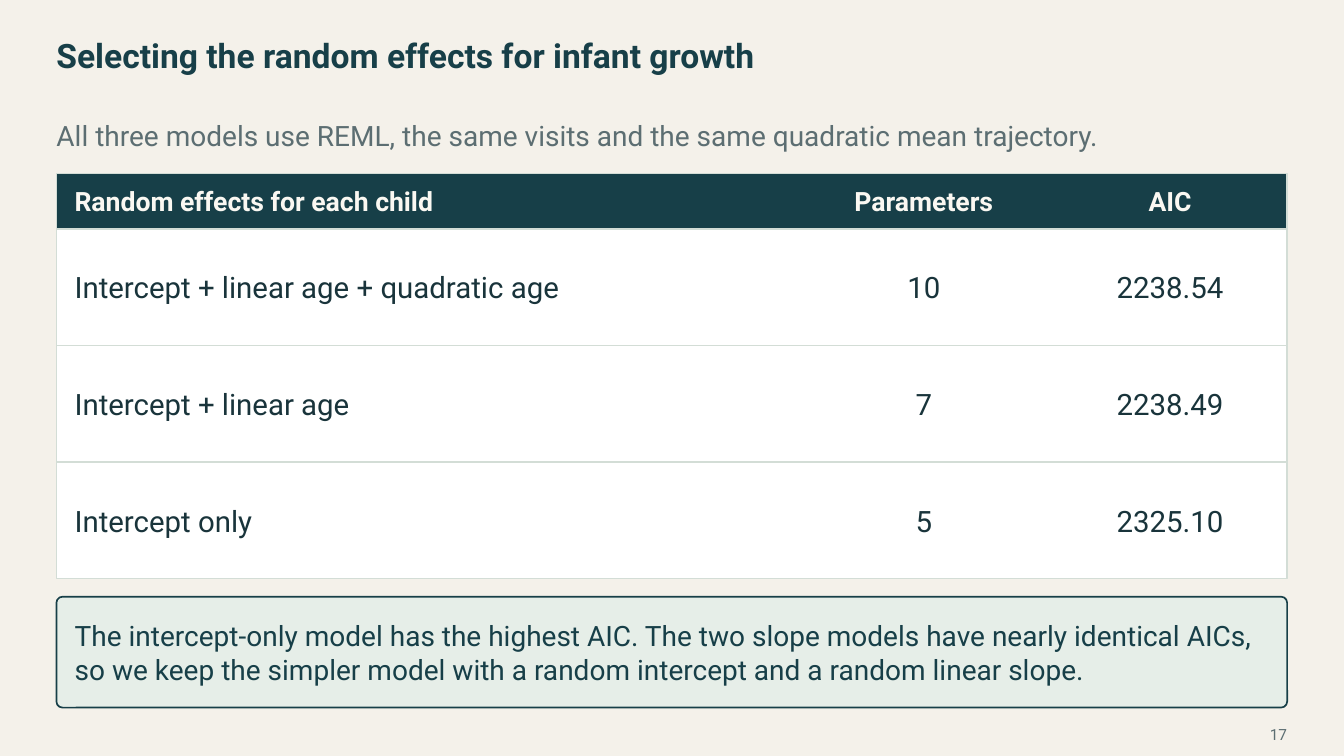
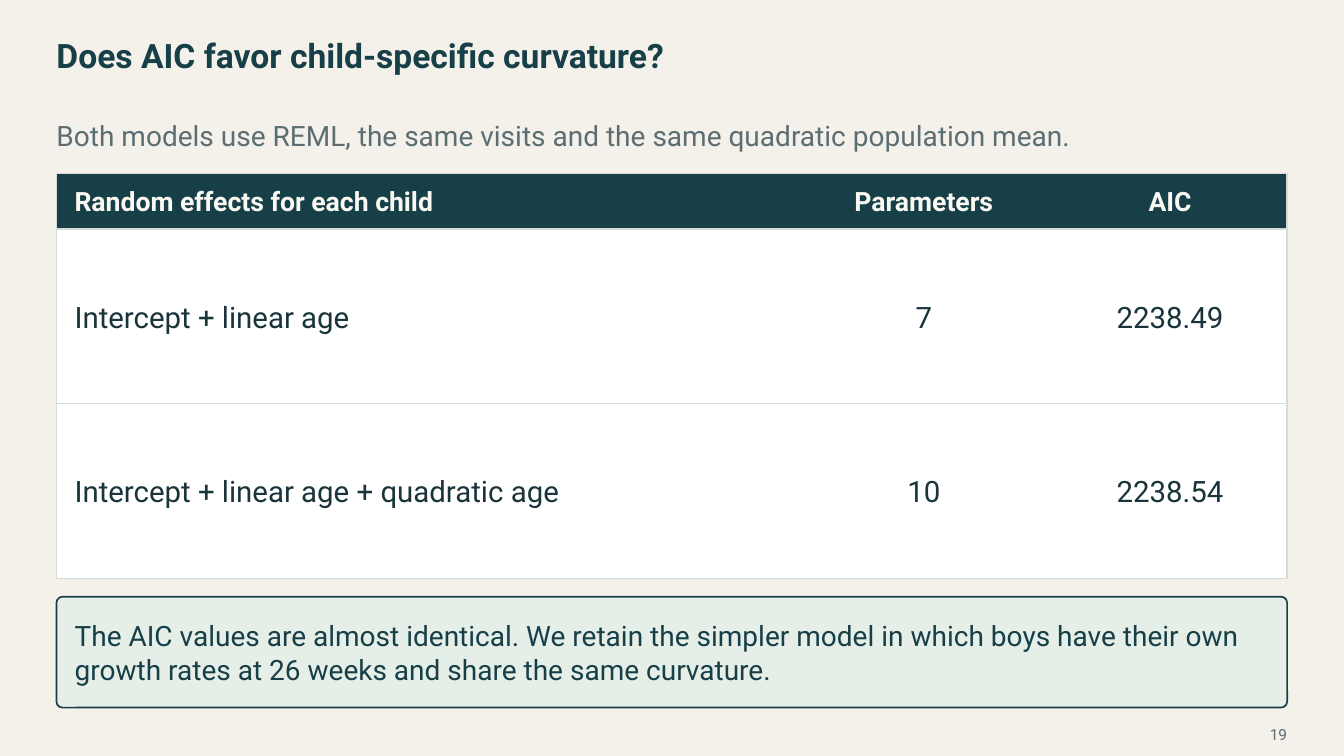
Before and after one commit to Postmus/BeyondMLR, a slide deck: slide 19 of lectures_2627/week4/Beyond_MLR_Week_4.pptx (slide 17 before the commit). Drawn at 1344x756 pixels with LibreOffice and Linux fonts; fonts in the diff are those of the drawing. Boxes give left, top, right and bottom in pixels: in the first picture for what was removed or moved away, otherwise in the second. Text is boxed around its words. In the diff, an @@ line names an element or a change of style, - is before the commit and + after.

Commit message:
Revise the Week 4 longitudinal modeling lecture and chick growth labs

```diff
--- a/lectures_2627/week4/Beyond_MLR_Week_4.pptx
+++ b/lectures_2627/week4/Beyond_MLR_Week_4.pptx
@@ text at (56, 42, 664, 75): text changed @@
-Selecting the random effects for infant growth
+Does AIC favor child-specific curvature?
@@ text at (56, 125, 1070, 152): text changed @@
-All three models use REML, the same visits and the same quadratic mean trajectory.
+Both models use REML, the same visits and the same quadratic population mean.
@@ rectangle: place and size @@
-rectangle at (56, 229, 1288, 346)
+rectangle at (56, 229, 1288, 404)
@@ text "7": place and size @@
-text "7" at (916, 394, 933, 415)
+text "7" at (916, 307, 933, 328)
@@ text at (75, 306, 349, 334): text changed @@
-Intercept + linear age + quadratic age
+Intercept + linear age
@@ text at (1117, 306, 1224, 329): text changed @@
-2238.54
+2238.49
@@ rectangle: place and size @@
-rectangle at (56, 346, 1288, 463)
+rectangle at (56, 403, 1288, 579)
@@ text "10": place and size @@
-text "10" at (907, 277, 940, 299)
+text "10" at (907, 481, 940, 503)
@@ rectangle removed at (56, 462, 1288, 579) @@
@@ text at (75, 480, 559, 508): text changed @@
-Intercept + linear age
+Intercept + linear age + quadratic age
@@ text at (1117, 480, 1224, 503): text changed @@
-2238.49
+2238.54
@@ text removed at (75, 510, 252, 539) @@
-Intercept only
@@ text removed at (916, 511, 933, 533) @@
-5
@@ text removed at (1117, 510, 1224, 533) @@
-2325.10
@@ text at (75, 625, 1239, 686): text changed @@
-The intercept-only model has the highest AIC. The two slope models have nearly identical AICs, so we keep the simpler model with a random intercept and a random linear slope.
+The AIC values are almost identical. We retain the simpler model in which boys have their own growth rates at 26 weeks and share the same curvature.
@@ page number at (1270, 729, 1287, 740): text changed @@
-17
+19
```
Also in this commit, not shown: 17 other slides changed, 11 slides added, 8 slides removed, 20 other files.
